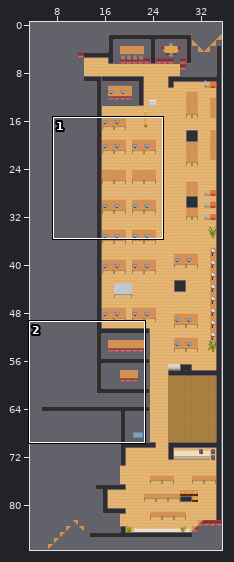
Level history. Tiled map (JSON): maps/map.json. Above: a wide view before the commit, with the close-up outlined.
Close-up. As it was:
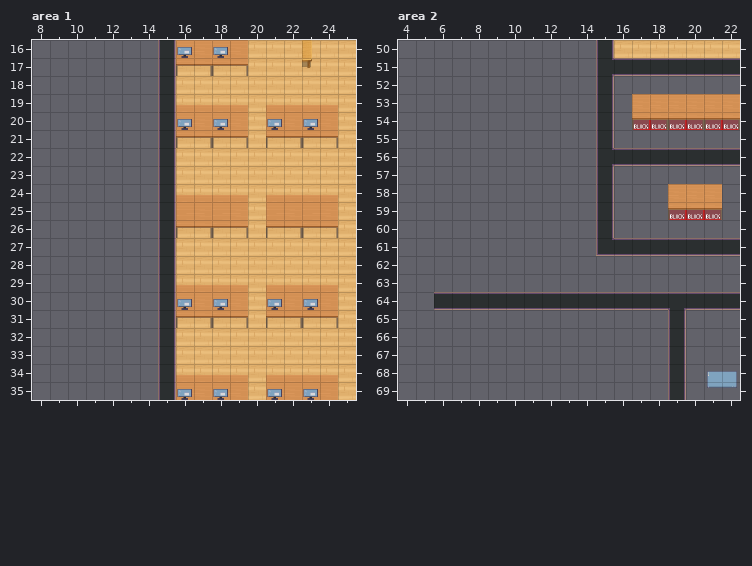
Cells are 32x32 px. Shown: area 1 x 8..25, y 16..35; area 2 x 4..22, y 50..69. The commit also changed other parts of the map, which this record leaves out.
The result:
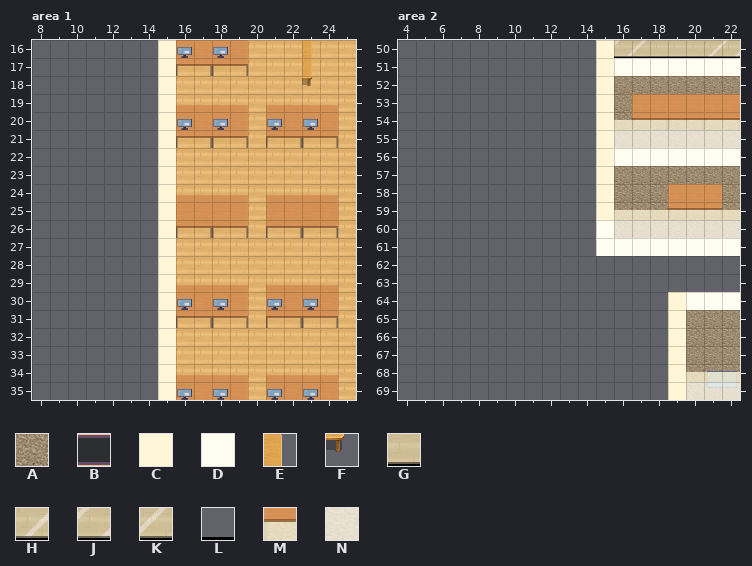
Key: from "Chunk 1": A 3, B 10, C 28, D 29, E 32, F 36, G 127, H 128, J 178, K 179, L 188, M 190, N 191.
_ is an empty cell.
See-through tiles are keyed as they look on the map.
The edit:
{"where": "layer \"Wallpaper\", area 1"}
{"y":16,"x":15,"old":"_","new":"C"}
{"y":17,"x":15,"old":"_","new":"C"}
{"y":18,"x":15,"old":"_","new":"C"}
{"y":19,"x":15,"old":"_","new":"C"}
{"y":20,"x":15,"old":"_","new":"C"}
{"y":21,"x":15,"old":"_","new":"C"}
{"y":22,"x":15,"old":"_","new":"C"}
{"y":23,"x":15,"old":"_","new":"C"}
{"y":24,"x":15,"old":"_","new":"C"}
{"y":25,"x":15,"old":"_","new":"C"}
{"y":26,"x":15,"old":"_","new":"C"}
{"y":27,"x":15,"old":"_","new":"C"}
{"y":28,"x":15,"old":"_","new":"C"}
{"y":29,"x":15,"old":"_","new":"C"}
{"y":30,"x":15,"old":"_","new":"C"}
{"y":31,"x":15,"old":"_","new":"C"}
{"y":32,"x":15,"old":"_","new":"C"}
{"y":33,"x":15,"old":"_","new":"C"}
{"y":34,"x":15,"old":"_","new":"C"}
{"y":35,"x":15,"old":"_","new":"C"}
{"where": "layer \"furniture\", area 1"}
{"y":17,"x":23,"old":"F","new":"E"}
{"y":18,"x":23,"old":"_","new":"F"}
{"where": "layer \"floor\", area 2"}
{"y":52,"x":16,"old":"_______","new":"AAAAAAA"}
{"y":53,"x":16,"old":"_","new":"A"}
{"y":54,"x":16,"old":"_______","new":"AAAAAAA"}
{"y":55,"x":16,"old":"_______","new":"AAAAAAA"}
{"y":57,"x":16,"old":"_______","new":"AAAAAAA"}
{"y":58,"x":16,"old":"___","new":"AAA"}
{"y":58,"x":22,"old":"_","new":"A"}
{"y":59,"x":16,"old":"_______","new":"AAAAAAA"}
{"y":60,"x":16,"old":"_______","new":"AAAAAAA"}
{"y":65,"x":20,"old":"___","new":"AAA"}
{"y":66,"x":20,"old":"___","new":"AAA"}
{"y":67,"x":20,"old":"___","new":"AAA"}
{"y":68,"x":20,"old":"___","new":"AAA"}
{"y":69,"x":20,"old":"___","new":"AAA"}
{"where": "layer \"wall demarcation\", area 2"}
{"y":64,"x":6,"old":"BBBBBBBBBBBBB","new":"_____________"}
{"where": "layer \"Wallpaper\", area 2"}
{"y":50,"x":15,"old":"_","new":"C"}
{"y":51,"x":15,"old":"________","new":"CDDDDDDD"}
{"y":52,"x":15,"old":"_","new":"C"}
{"y":53,"x":15,"old":"_","new":"C"}
{"y":54,"x":15,"old":"_","new":"C"}
{"y":55,"x":15,"old":"_","new":"C"}
{"y":56,"x":15,"old":"________","new":"CDDDDDDD"}
{"y":57,"x":15,"old":"_","new":"C"}
{"y":58,"x":15,"old":"_","new":"C"}
{"y":59,"x":15,"old":"_","new":"C"}
{"y":60,"x":15,"old":"_","new":"D"}
{"y":61,"x":15,"old":"________","new":"DDDDDDDD"}
{"y":64,"x":19,"old":"____","new":"CDDD"}
{"y":65,"x":19,"old":"_","new":"C"}
{"y":66,"x":19,"old":"_","new":"C"}
{"y":67,"x":19,"old":"_","new":"C"}
{"y":68,"x":19,"old":"_","new":"C"}
{"y":69,"x":19,"old":"_","new":"C"}
{"where": "layer \"Glass walls\", area 2"}
{"y":50,"x":16,"old":"_______","new":"JKGGGHJ"}
{"where": "layer \"Wallpaper #2\", area 2"}
{"y":50,"x":16,"old":"_______","new":"LLLLLLL"}
{"y":54,"x":16,"old":"_______","new":"MMMMMMM"}
{"y":55,"x":16,"old":"_______","new":"NNNNNNN"}
{"y":59,"x":16,"old":"_______","new":"MMMMMMM"}
{"y":60,"x":16,"old":"_______","new":"NNNNNNN"}
{"y":68,"x":20,"old":"___","new":"MMM"}
{"y":69,"x":20,"old":"___","new":"NNN"}
{"label":"added","picture_box":[158,40,176,400]}
{"label":"changed","picture_box":[302,58,312,86]}
{"label":"added","picture_box":[596,40,740,256]}
{"label":"changed","picture_box":[434,292,740,400]}
